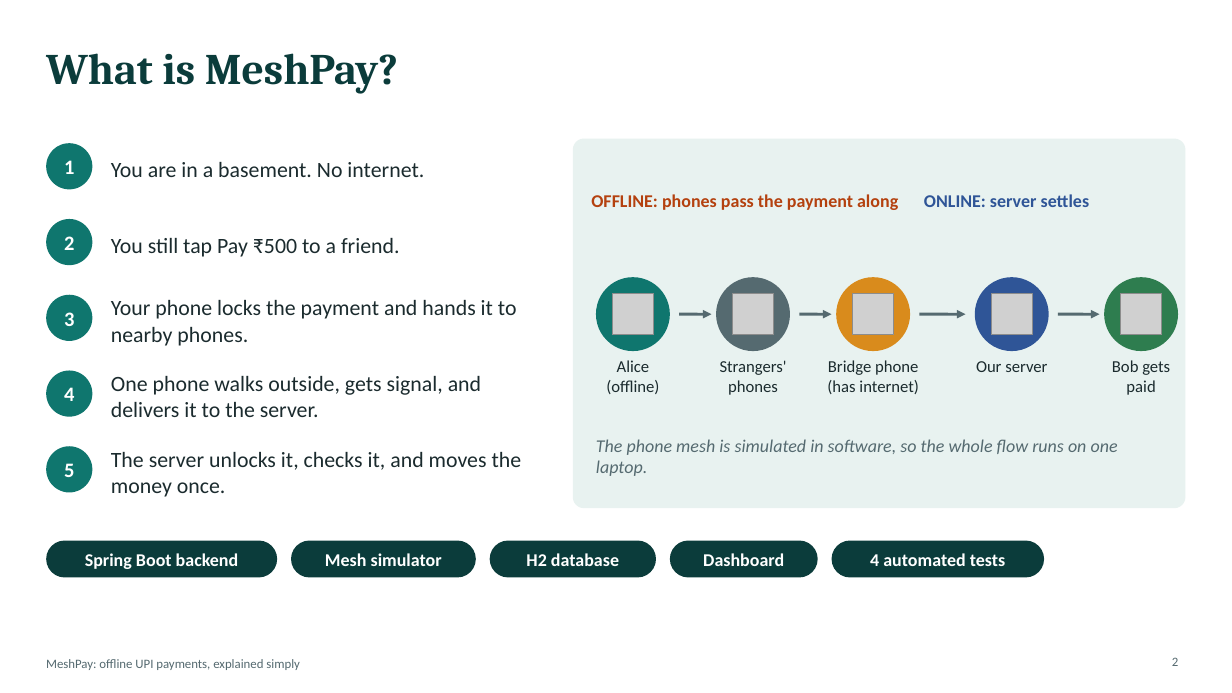
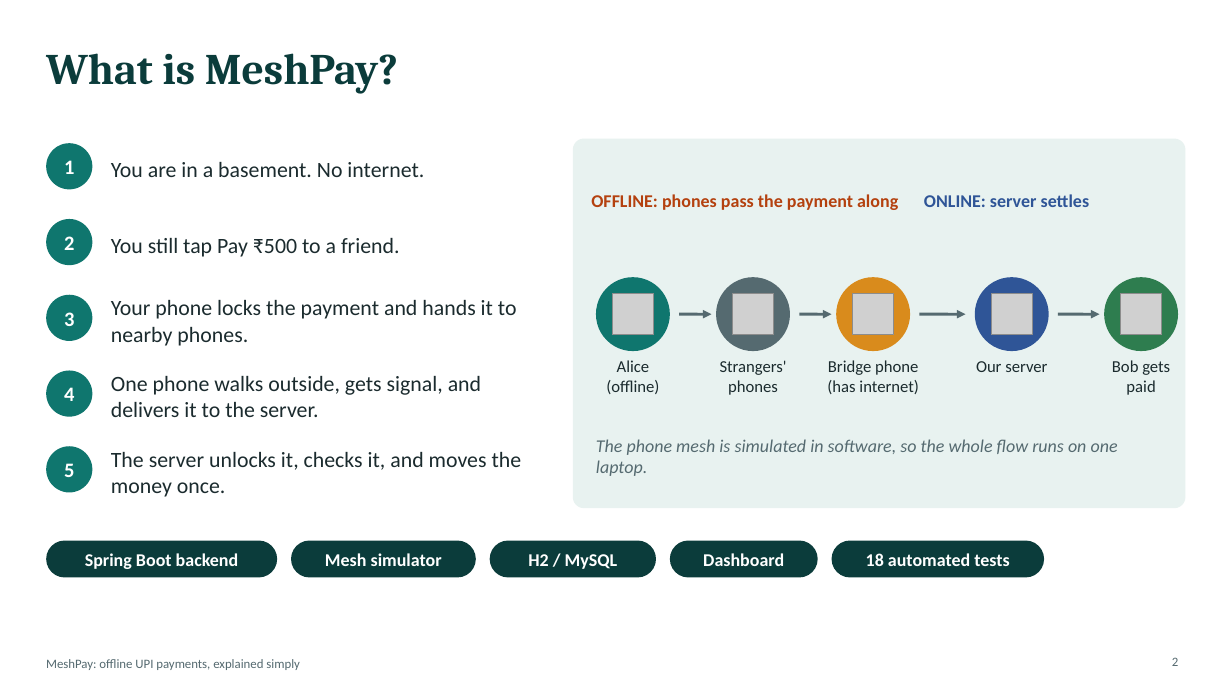
Before and after one commit to shaswatnaman/upi-offline-mesh, a slide deck: slide 2 of docs/MeshPay_Presentation.pptx. Drawn at 1232x693 pixels with LibreOffice and Linux fonts; fonts in the diff are those of the drawing; grey boxes stand for pictures. Boxes give left, top, right and bottom in pixels: in the first picture for what was removed or moved away, otherwise in the second. Text is boxed around its words. In the diff, an @@ line names an element or a change of style, - is before the commit and + after.

```diff
--- a/docs/MeshPay_Presentation.pptx
+++ b/docs/MeshPay_Presentation.pptx
@@ text at (x1=528, y1=554, x2=618, y2=569): text changed @@
-H2 database
+H2 / MySQL
@@ text at (x1=866, y1=553, x2=1009, y2=566): text changed @@
-4 automated tests
+18 automated tests
```
Also in this commit, not shown: 8 other slides changed, 3 slides added, 3 slides removed, 1 other file.
